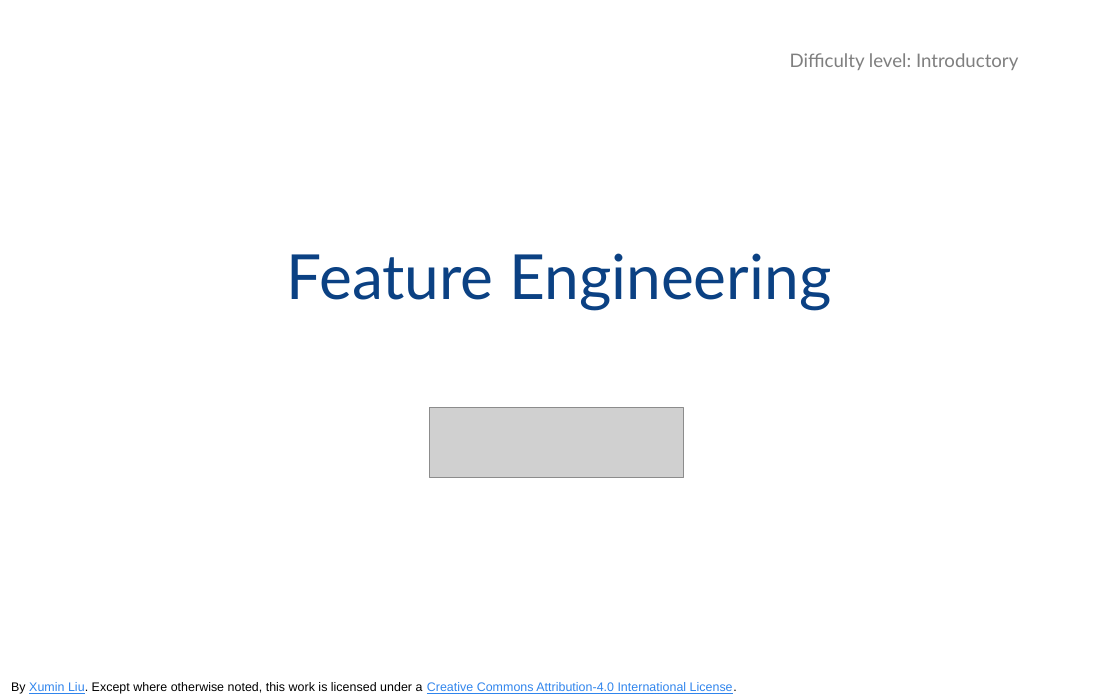
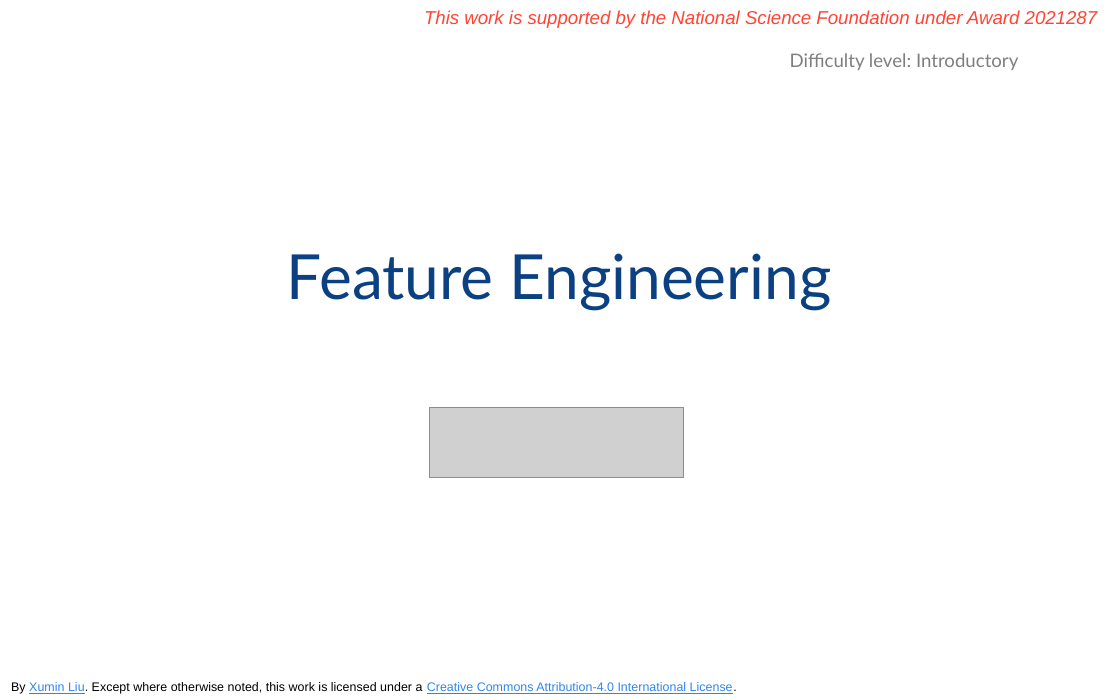
Before and after one commit to odpi/OpenDS4All, a slide deck: slide 1 of opends4all-resources/opends4all-data-wrangling-and-integration/FEATURE-ENGINEERING-Encoding-Scaling-Binning-intro.pptx. Drawn at 1120x700 pixels with LibreOffice and Linux fonts; fonts in the diff are those of the drawing; grey boxes stand for pictures; background and template pictures are left out. Boxes give left, top, right and bottom in pixels: in the first picture for what was removed or moved away, otherwise in the second. Text is boxed around its words. In the diff, an @@ line names an element or a change of style, - is before the commit and + after.

```diff
--- a/opends4all-resources/opends4all-data-wrangling-and-integration/FEATURE-ENGINEERING-Encoding-Scaling-Binning-intro.pptx
+++ b/opends4all-resources/opends4all-data-wrangling-and-integration/FEATURE-ENGINEERING-Encoding-Scaling-Binning-intro.pptx
@@ text added at [424, 10, 1098, 28], 12 pt, text #FF4434, italic @@
+This work is supported by the National Science Foundation under Award 2021287
```
Also in this commit, not shown: 2 other files.
